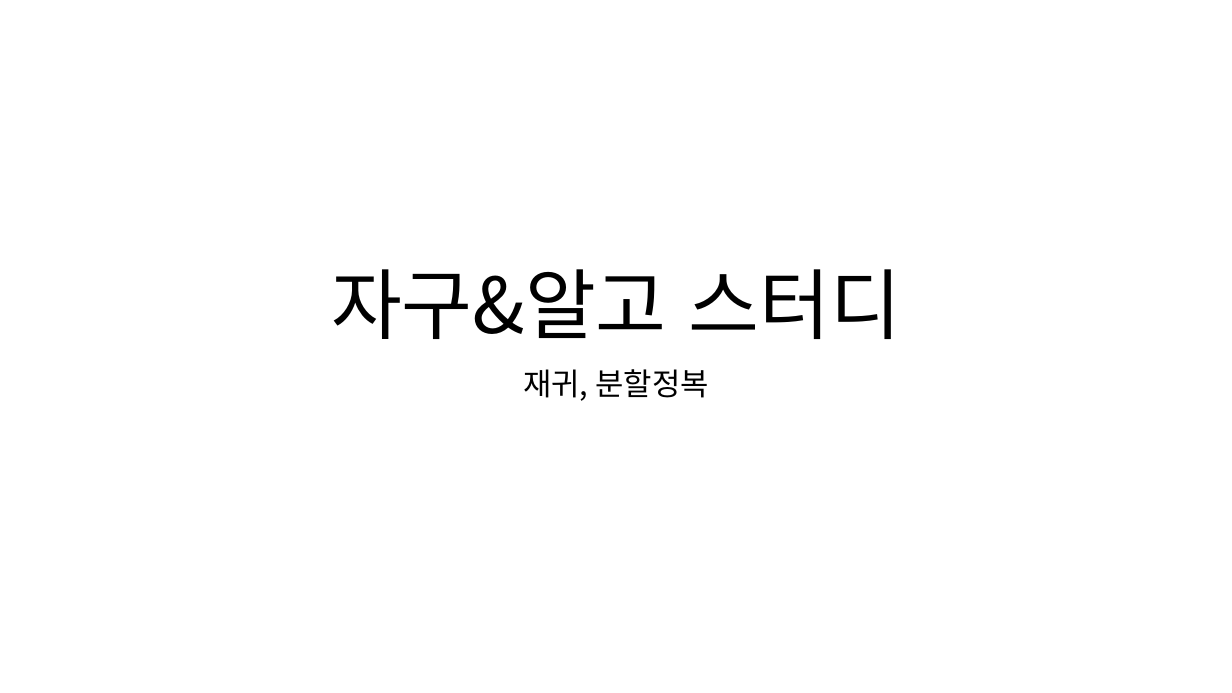
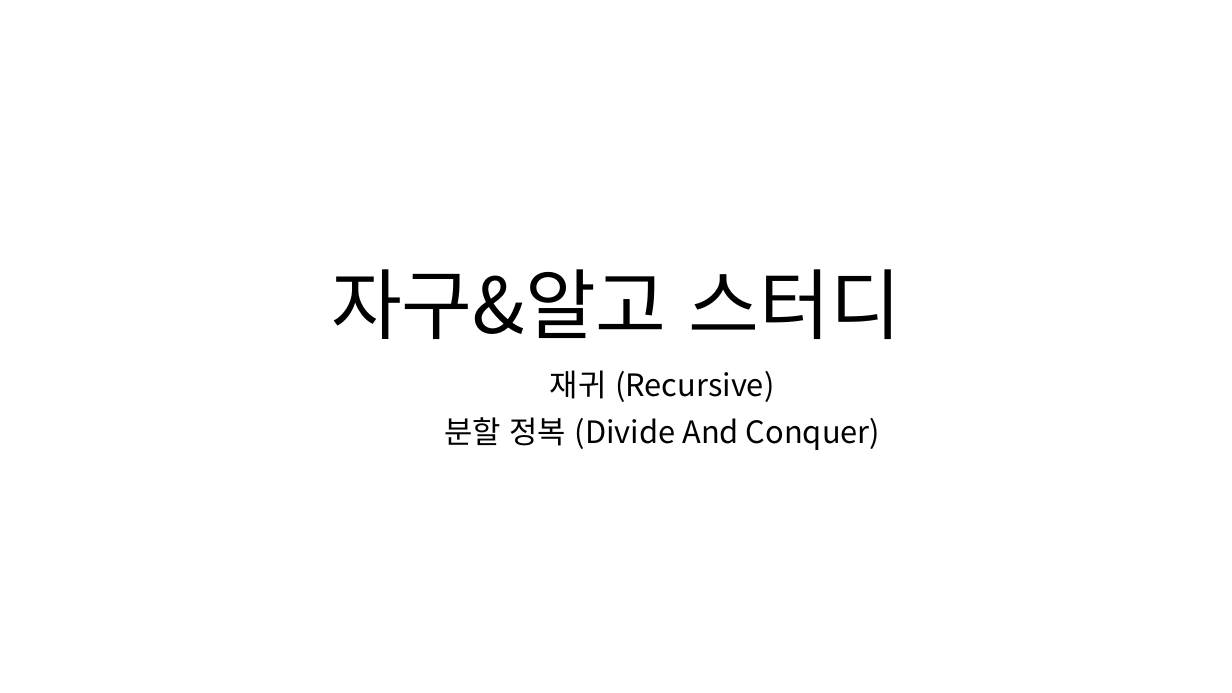
Before and after one commit to Cappucciyes/ICTS-Study-2025-02, a slide deck: slide 1 of 자구&알고 스터디 2주차.pptx. Drawn at 1232x693 pixels with LibreOffice and Linux fonts; fonts in the diff are those of the drawing. Boxes give left, top, right and bottom in pixels: in the first picture for what was removed or moved away, otherwise in the second. Text is boxed around its words. In the diff, an @@ line names an element or a change of style, - is before the commit and + after.

```diff
--- a/자구&알고 스터디 2주차.pptx
+++ b/자구&알고 스터디 2주차.pptx
@@ subtitle at bbox=[444, 370, 880, 450]: text changed @@
-재귀, 분할정복
+재귀 (Recursive)
+분할 정복 (Divide And Conquer)
```
Also in this commit, not shown: 4 other slides changed, 6 slides added, 1 slide removed, 4 other files.
